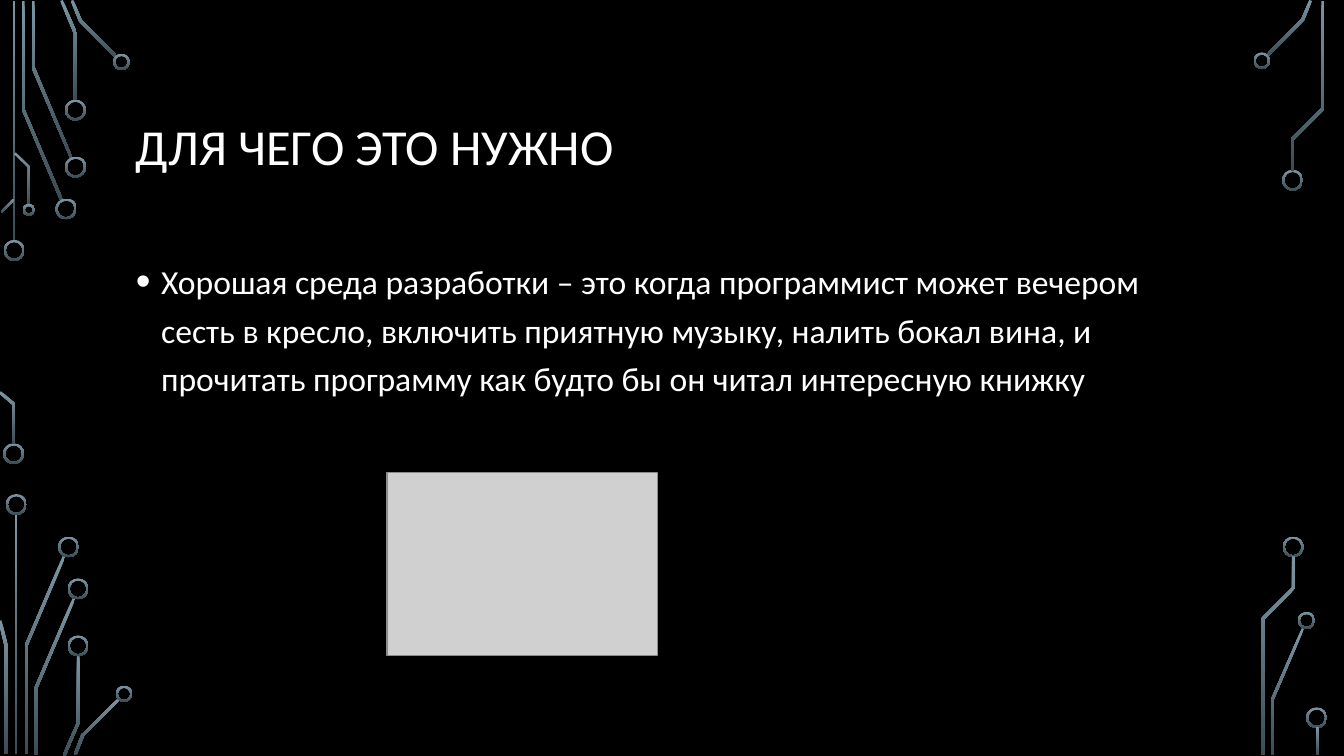
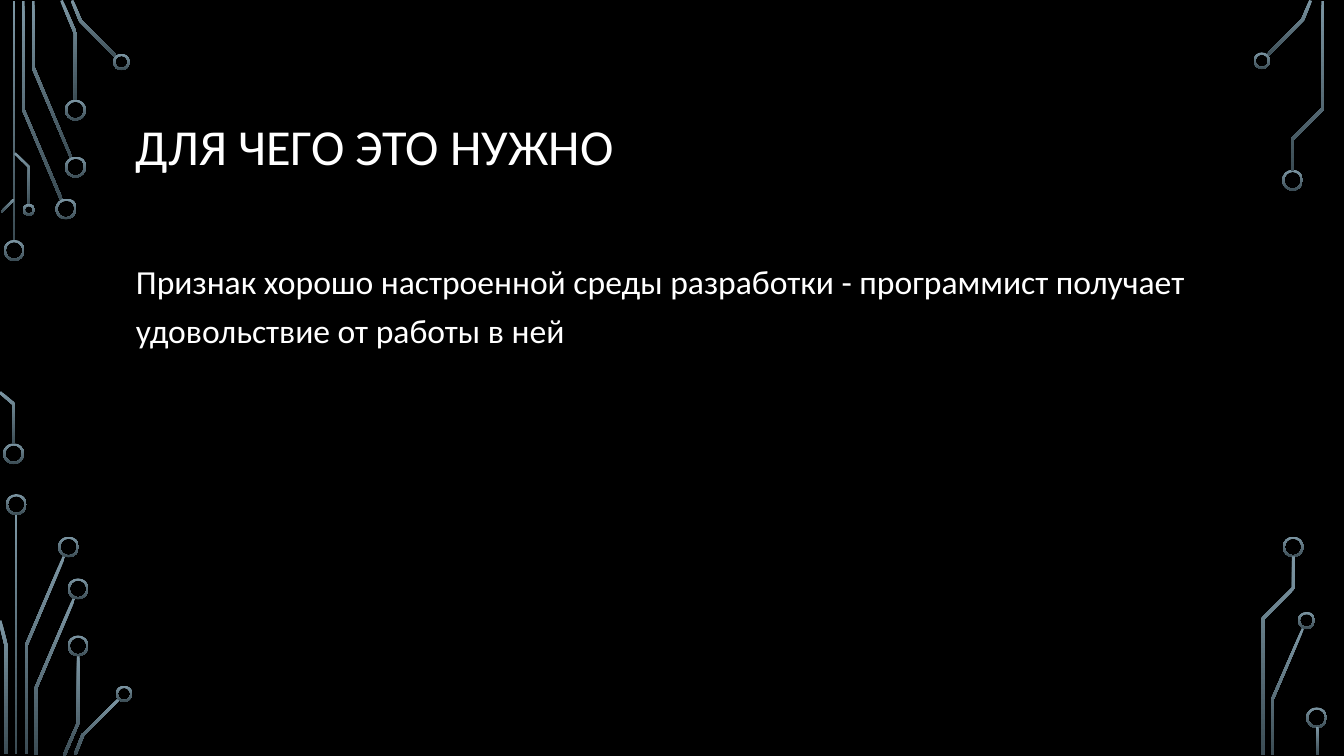
Before and after one commit to sergeyryskulov/Presentations, a slide deck: slide 17 of 9. Среда разработки/Среда разработки.pptx (slide 16 before the commit). Drawn at 1344x756 pixels with LibreOffice and Linux fonts; fonts in the diff are those of the drawing; grey boxes stand for pictures; background and template pictures are left out. Boxes give left, top, right and bottom in pixels: in the first picture for what was removed or moved away, otherwise in the second. Text is boxed around its words. In the diff, an @@ line names an element or a change of style, - is before the commit and + after.

```diff
--- a/9. Среда разработки/Среда разработки.pptx
+++ b/9. Среда разработки/Среда разработки.pptx
@@ text at [136, 271, 1184, 349]: text changed @@
-• Хорошая среда разработки – это когда программист может вечером сесть в кресло, включить приятную музыку, налить бокал вина, и прочитать программу как будто бы он читал интересную книжку
+Признак хорошо настроенной среды разработки - программист получает удовольствие от работы в ней
@@ picture removed at [387, 473, 657, 655] @@
```
Also in this commit, not shown: 6 other slides changed, 1 slide added, 1 other file.
